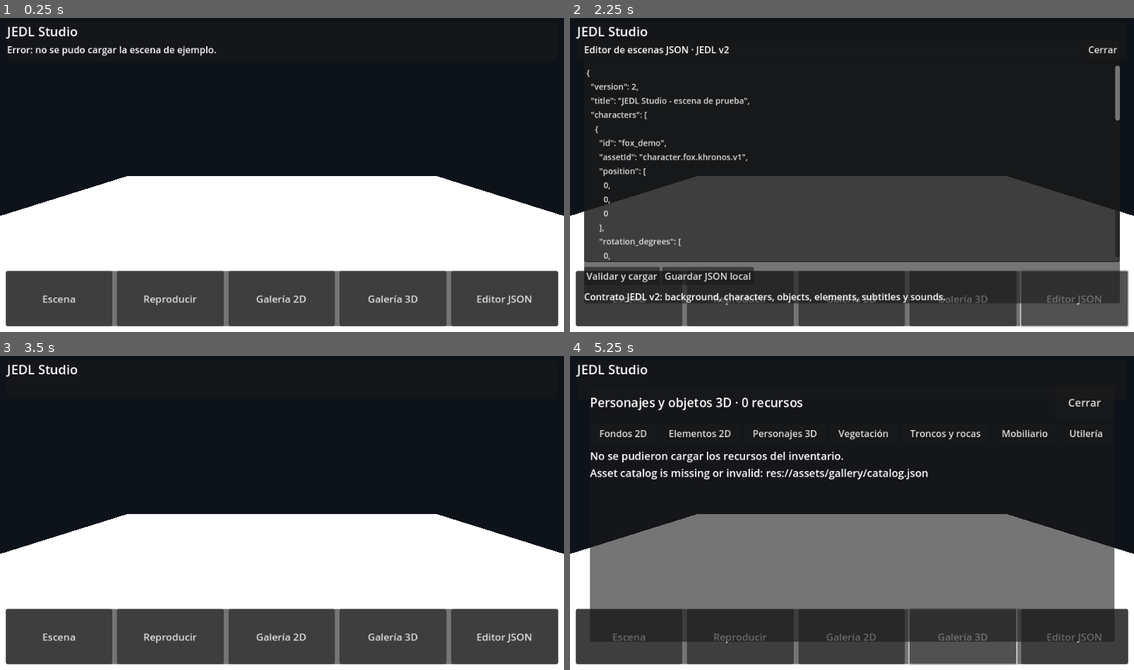
Above: before the commit, frames 1-4 (two rows, left to right).
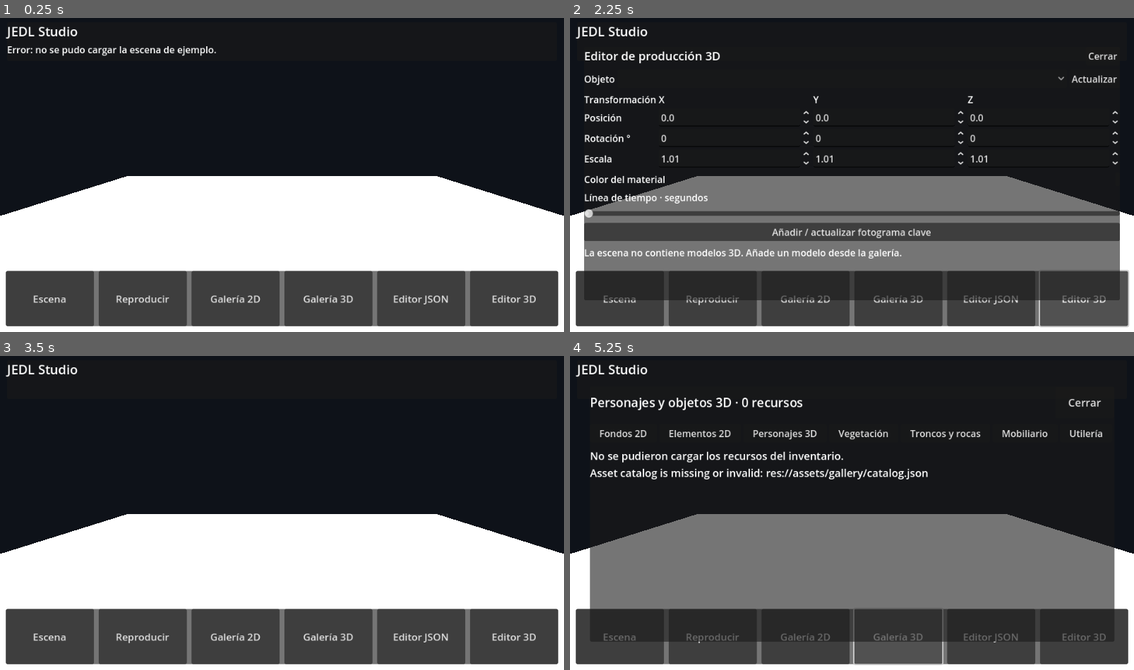
Above: after the commit, the same moments.

Repository: juancito860715-lgtm/jedl-studio
Game: Godot game, scene res://Main.tscn
The game is run twice, just before and just after one commit, with the same random seed, the same clock (stepped at 60 frames per second) and the same inputs.
Inputs (mouse positions are in pixels of both pictures, inside the frame that each line leads up to):
- Up to frame 1 (0.25 s): no input
- Up to frame 2 (2.25 s): click "Escena" at 0.5 s; click "Reproducir" at 1.25 s; click (1083, 297) at 2 s, where only the run after the commit has a clickable "Editor 3D"
- Up to frame 3 (3.5 s): click "Cerrar" at 2.75 s
- Up to frame 4 (5.25 s): click "Galería 2D" at 3.5 s; click "Cerrar" at 4.25 s; click "Galería 3D" at 5 s

The runs differ from the first frame. In frame 1, 2.3% of the frame differs, in the area x 5-95%, y 80-99%; in frame 2, 23%, in the area x 2-99%, y 8-99%; in frame 3, 2.3%; in frame 4, 1.4%.

Commit message:
feat(editor-3d): wire production editor controls into Android scene UI

Diff:
--- a/scripts/Main.gd
+++ b/scripts/Main.gd
@@ -1,6 +1,7 @@
 extends Node3D
 
 const SceneParserScript = preload("res://scripts/SceneParser.gd")
+const ProductionEditorScript = preload("res://scripts/ProductionEditor.gd")
 
 var scene_parser: Node
 var world_root: Node3D
@@ -15,6 +16,13 @@
 var json_editor: TextEdit
 var json_status: Label
 var primary_buttons: Dictionary = {}
+var production_editor: Node
+var production_panel: PanelContainer
+var production_selection: OptionButton
+var production_status: Label
+var production_timeline: HSlider
+var production_color: ColorPickerButton
+var transform_inputs: Dictionary = {"position": [], "rotation": [], "scale": []}
 
 
 func _ready() -> void:
@@ -36,6 +44,9 @@
     scene_parser.subtitle_label = subtitle_label
     scene_parser.audio_player = audio_player
     scene_parser.catalog_manager = catalog_manager
+    production_editor = ProductionEditorScript.new()
+    add_child(production_editor)
+    production_editor.configure(world_root)
     # Arranca con una escena real cargada; Play nunca debe confirmar una escena vacía.
     call_deferred("_load_example_scene")
 
@@ -113,6 +124,11 @@
     json_button.pressed.connect(_animate_button.bind(json_button))
     primary_buttons["json"] = json_button
     toolbar_row.add_child(json_button)
+    var editor_3d_button := Button.new()
+    editor_3d_button.text = "Editor 3D"
+    editor_3d_button.pressed.connect(_show_production_editor)
+    primary_buttons["editor_3d"] = editor_3d_button
+    toolbar_row.add_child(editor_3d_button)
 
     for button in toolbar_row.get_children():
         button.size_flags_horizontal = Control.SIZE_EXPAND_FILL
@@ -211,6 +227,7 @@
     gallery_list.add_theme_constant_override("separation", 8)
     gallery_scroll.add_child(gallery_list)
 
+    _build_production_panel(screen)
     audio_player = AudioStreamPlayer.new()
     add_child(audio_player)
 
@@ -272,6 +289,7 @@
         _frame_camera_to_content()
         if subtitle_label != null:
             subtitle_label.text = "Escena cargada · %d elementos 3D" % scene_parser.active_instances.size()
+        _refresh_production_selection()
     elif subtitle_label != null:
         subtitle_label.text = "Error: no se pudo cargar la escena de ejemplo."
 
@@ -328,6 +346,8 @@
         gallery_panel.visible = false
     if json_panel != null:
         json_panel.visible = false
+    if production_panel != null:
+        production_panel.visible = false
     if scene_parser == null:
         return
     if scene_parser.scene_data.is_empty() or scene_parser.active_instances.is_empty():
@@ -410,5 +430,200 @@
             gallery_title.text = "Añadido a la escena: " + asset_id
         if subtitle_label != null:
             subtitle_label.text = "Recurso incorporado · " + asset_id
+        _refresh_production_selection()
     elif subtitle_label != null:
         subtitle_label.text = "No se pudo incorporar el recurso: " + resource_path
+
+
+
+func _build_production_panel(screen: Control) -> void:
+    production_panel = PanelContainer.new()
+    production_panel.anchor_left = 0.025
+    production_panel.anchor_right = 0.975
+    production_panel.anchor_top = 0.10
+    production_panel.anchor_bottom = 0.90
+    screen.add_child(production_panel)
+    production_panel.visible = false
+
+    var column := VBoxContainer.new()
+    column.add_theme_constant_override("separation", 8)
+    production_panel.add_child(column)
+    var header := HBoxContainer.new()
+    column.add_child(header)
+    var heading := Label.new()
+    heading.text = "Editor de producción 3D"
+    heading.size_flags_horizontal = Control.SIZE_EXPAND_FILL
+    heading.add_theme_font_size_override("font_size", 20)
+    header.add_child(heading)
+    var close_button := Button.new()
+    close_button.text = "Cerrar"
+    close_button.pressed.connect(func(): production_panel.visible = false)
+    header.add_child(close_button)
+
+    var selection_row := HBoxContainer.new()
+    column.add_child(selection_row)
+    var selection_label := Label.new()
+    selection_label.text = "Objeto"
+    selection_row.add_child(selection_label)
+    production_selection = OptionButton.new()
+    production_selection.size_flags_horizontal = Control.SIZE_EXPAND_FILL
+    production_selection.item_selected.connect(_on_editor_selection_changed)
+    selection_row.add_child(production_selection)
+    var refresh_button := Button.new()
+    refresh_button.text = "Actualizar"
+    refresh_button.pressed.connect(_refresh_production_selection)
+    selection_row.add_child(refresh_button)
+
+    var transform_grid := GridContainer.new()
+    transform_grid.columns = 4
+    column.add_child(transform_grid)
+    for heading_text in ["Transformación", "X", "Y", "Z"]:
+        var heading_cell := Label.new()
+        heading_cell.text = heading_text
+        transform_grid.add_child(heading_cell)
+    for property_name in ["position", "rotation", "scale"]:
+        var row_label := Label.new()
+        row_label.text = "Posición" if property_name == "position" else ("Rotación °" if property_name == "rotation" else "Escala")
+        transform_grid.add_child(row_label)
+        for axis in range(3):
+            var spin := SpinBox.new()
+            spin.size_flags_horizontal = Control.SIZE_EXPAND_FILL
+            spin.min_value = -1000.0 if property_name != "scale" else 0.01
+            spin.max_value = 1000.0
+            spin.step = 0.05 if property_name != "rotation" else 1.0
+            spin.value = 1.0 if property_name == "scale" else 0.0
+            spin.value_changed.connect(_on_editor_transform_value_changed.bind(property_name, axis))
+            transform_grid.add_child(spin)
+            transform_inputs[property_name].append(spin)
+
+    var material_row := HBoxContainer.new()
+    column.add_child(material_row)
+    var material_label := Label.new()
+    material_label.text = "Color del material"
+    material_label.size_flags_horizontal = Control.SIZE_EXPAND_FILL
+    material_row.add_child(material_label)
+    production_color = ColorPickerButton.new()
+    production_color.color = Color.WHITE
+    production_color.color_changed.connect(_on_editor_color_changed)
+    material_row.add_child(production_color)
+
+    var timeline_label := Label.new()
+    timeline_label.text = "Línea de tiempo · segundos"
+    column.add_child(timeline_label)
+    production_timeline = HSlider.new()
+    production_timeline.min_value = 0.0
+    production_timeline.max_value = 30.0
+    production_timeline.step = 0.05
+    production_timeline.value_changed.connect(_on_editor_timeline_changed)
+    column.add_child(production_timeline)
+
+    var timeline_actions := HBoxContainer.new()
+    column.add_child(timeline_actions)
+    var keyframe_button := Button.new()
+    keyframe_button.text = "Añadir / actualizar fotograma clave"
+    keyframe_button.size_flags_horizontal = Control.SIZE_EXPAND_FILL
+    keyframe_button.pressed.connect(_add_editor_keyframe)
+    timeline_actions.add_child(keyframe_button)
+    production_status = Label.new()
+    production_status.autowrap_mode = TextServer.AUTOWRAP_WORD_SMART
+    production_status.text = "Selecciona un modelo de la escena para editar sus transformaciones, material y animación."
+    column.add_child(production_status)
+
+
+func _show_production_editor() -> void:
+    if production_panel == null:
+        return
+    if gallery_panel != null:
+        gallery_panel.visible = false
+    if json_panel != null:
+        json_panel.visible = false
+    _refresh_production_selection()
+    production_panel.visible = true
+    production_panel.move_to_front()
+
+
+func _refresh_production_selection() -> void:
+    if production_selection == null or scene_parser == null:
+        return
+    production_selection.clear()
+    for instance in scene_parser.active_instances:
+        if is_instance_valid(instance):
+            production_selection.add_item(instance.name)
+    if production_selection.item_count > 0:
+        production_selection.select(0)
+        _on_editor_selection_changed(0)
+    elif production_status != null:
+        production_status.text = "La escena no contiene modelos 3D. Añade un modelo desde la galería."
+
+
+func _on_editor_selection_changed(index: int) -> void:
+    if scene_parser == null or production_editor == null:
+        return
+    if index < 0 or index >= scene_parser.active_instances.size():
+        return
+    var selected: Node3D = scene_parser.active_instances[index]
+    if not production_editor.select_node(selected):
+        return
+    var values := {
+        "position": selected.position,
+        "rotation": selected.rotation_degrees,
+        "scale": selected.scale
+    }
+    for property_name in ["position", "rotation", "scale"]:
+        var vector: Vector3 = values[property_name]
+        for axis in range(3):
+            var spin: SpinBox = transform_inputs[property_name][axis]
+            spin.set_value_no_signal(vector[axis])
+    if production_status != null:
+        production_status.text = "Editando: " + selected.name
+
+
+func _on_editor_transform_value_changed(value: float, property_name: String, axis: int) -> void:
+    if production_editor == null or production_editor.selected_node == null:
+        return
+    var selected: Node3D = production_editor.selected_node
+    var position_value := selected.position
+    var rotation_value := selected.rotation_degrees
+    var scale_value := selected.scale
+    if property_name == "position":
+        if axis == 0: position_value.x = value
+        elif axis == 1: position_value.y = value
+        else: position_value.z = value
+    elif property_name == "rotation":
+        if axis == 0: rotation_value.x = value
+        elif axis == 1: rotation_value.y = value
+        else: rotation_value.z = value
+    elif property_name == "scale":
+        if axis == 0: scale_value.x = value
+        elif axis == 1: scale_value.y = value
+        else: scale_value.z = value
+    if production_editor.set_transform(position_value, rotation_value, scale_value):
+        production_status.text = "Transformación aplicada a " + selected.name
+    else:
+        production_status.text = production_editor.last_error
+
+
+func _on_editor_color_changed(color: Color) -> void:
+    if production_editor == null:
+        return
+    if production_editor.set_material_color(color):
+        production_status.text = "Color del material aplicado."
+    else:
+        production_status.text = production_editor.last_error
+
+
+func _on_editor_timeline_changed(value: float) -> void:
+    if production_editor == null:
+        return
+    if not production_editor.scrub_timeline(value):
+        production_status.text = production_editor.last_error
+
+
+func _add_editor_keyframe() -> void:
+    if production_editor == null or production_timeline == null:
+        return
+    if production_editor.add_transform_keyframe(production_timeline.value):
+        production_timeline.max_value = maxf(30.0, production_editor.get_timeline_length())
+        production_status.text = "Fotograma clave guardado en %.2f s." % production_timeline.value
+    else:
+        production_status.text = production_editor.last_error
